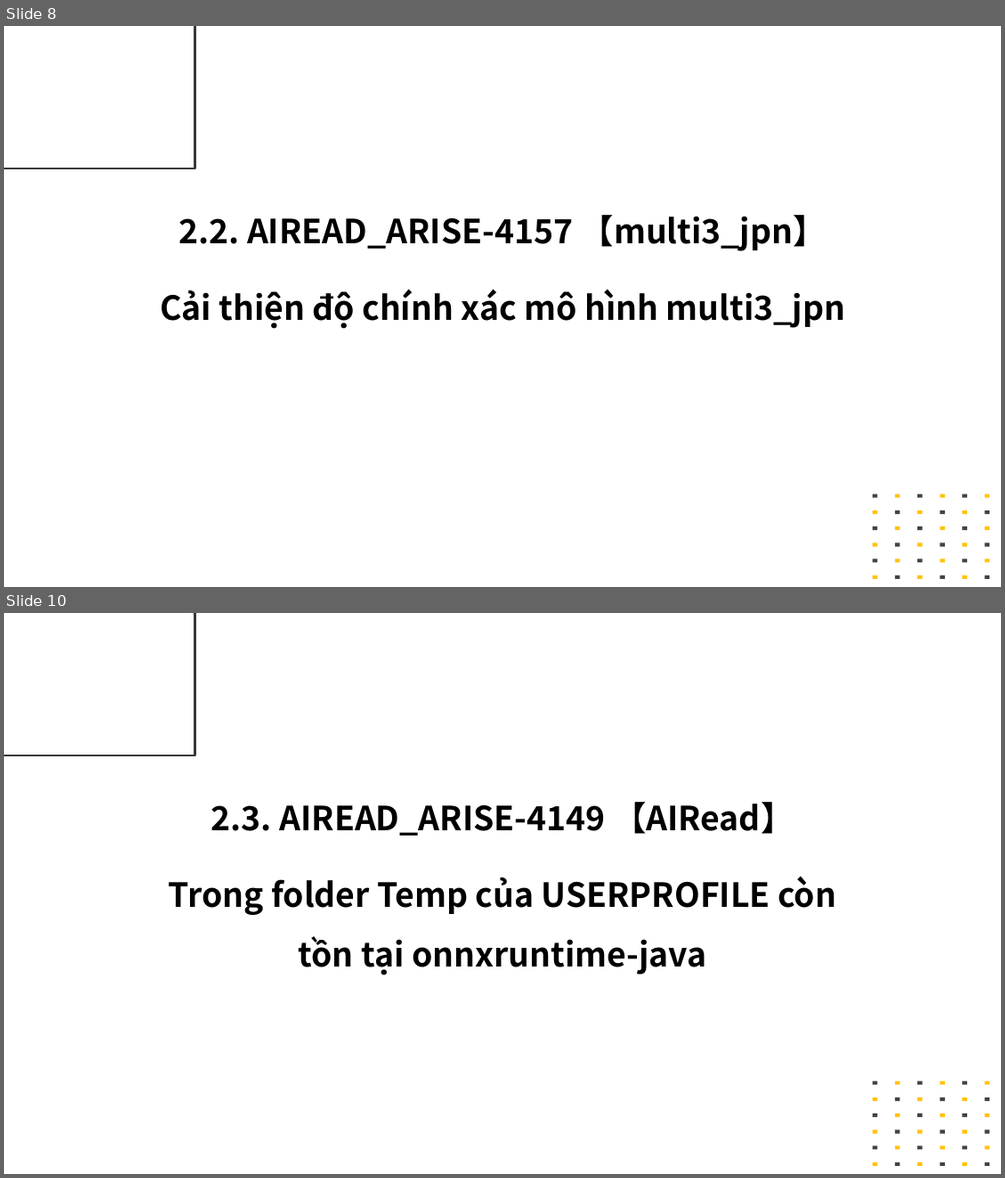
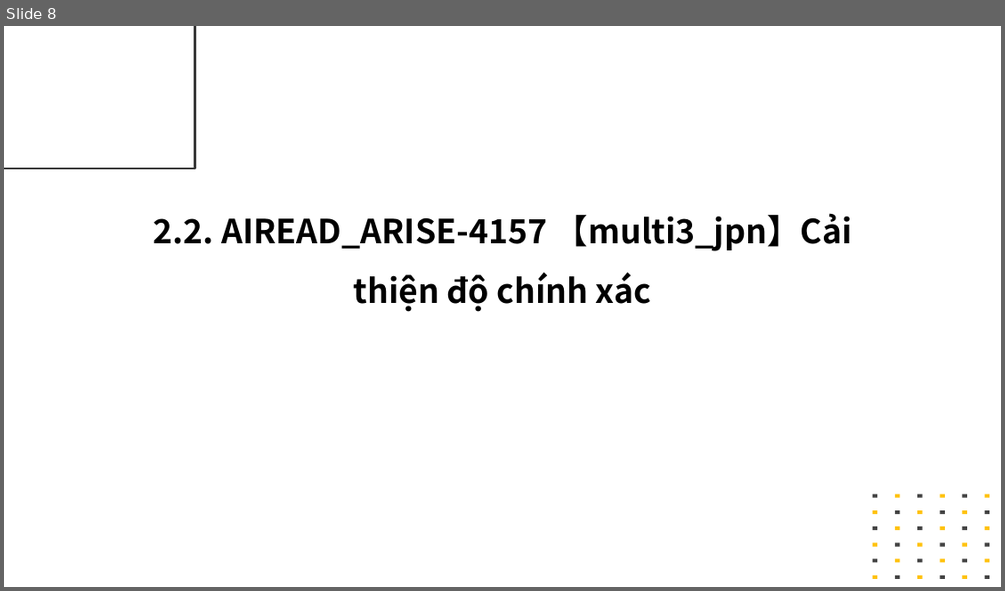
Before and after one commit to anhnvVNU/slide_maker, a slide deck: output/final_presentation.pptx. Shown one above the other, each under a label of ours: slides 8 and 10 before the commit, slide 8 after it; the slides between them are not shown. The pictures are 1005x1178 and 1005x591 pixels, drawn with LibreOffice and Linux fonts; fonts in the diff are those of the drawing. Boxes give left, top, right and bottom in pixels: in the first picture for what was removed or moved away, otherwise in the second. Text is boxed around its words. In the diff, an @@ line names an element or a change of style, - is before the commit and + after.

```diff
--- a/output/final_presentation.pptx
+++ b/output/final_presentation.pptx
@@ slide 10 removed at box(4, 613, 1001, 1174), background #FFFFFF; not listed: 37 template elements that a slide beside it also shows @@
@@ text removed at box(169, 802, 836, 975) @@
-2.3. AIREAD_ARISE-4149 【AIRead】
-Trong folder Temp của USERPROFILE còn tồn tại onnxruntime-java
@@ slide 8 changed as well @@
@@ text at box(153, 214, 852, 312): text changed @@
-2.2. AIREAD_ARISE-4157 【multi3_jpn】
-Cải thiện độ chính xác mô hình multi3_jpn
+2.2. AIREAD_ARISE-4157 【multi3_jpn】Cải thiện độ chính xác
```
Also in this commit, not shown: 10 other slides changed, 1 other slide removed, 25 other files.
